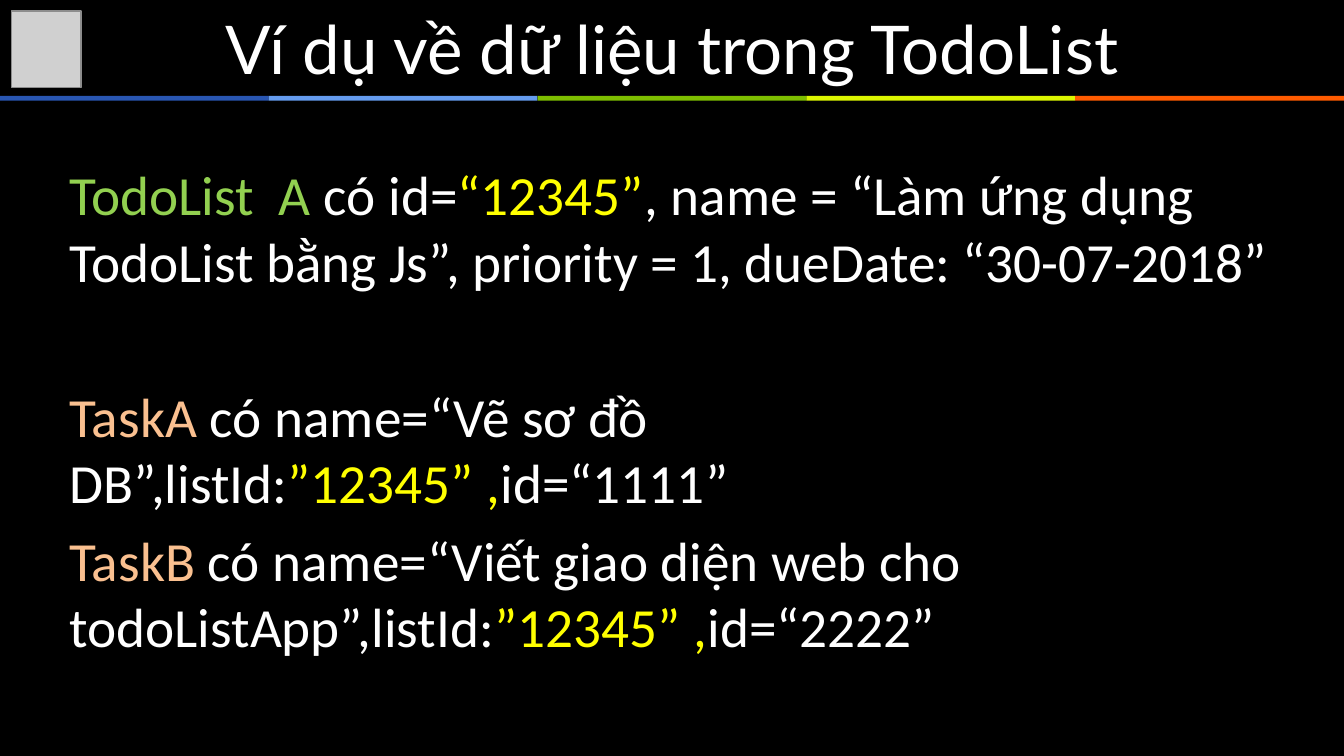
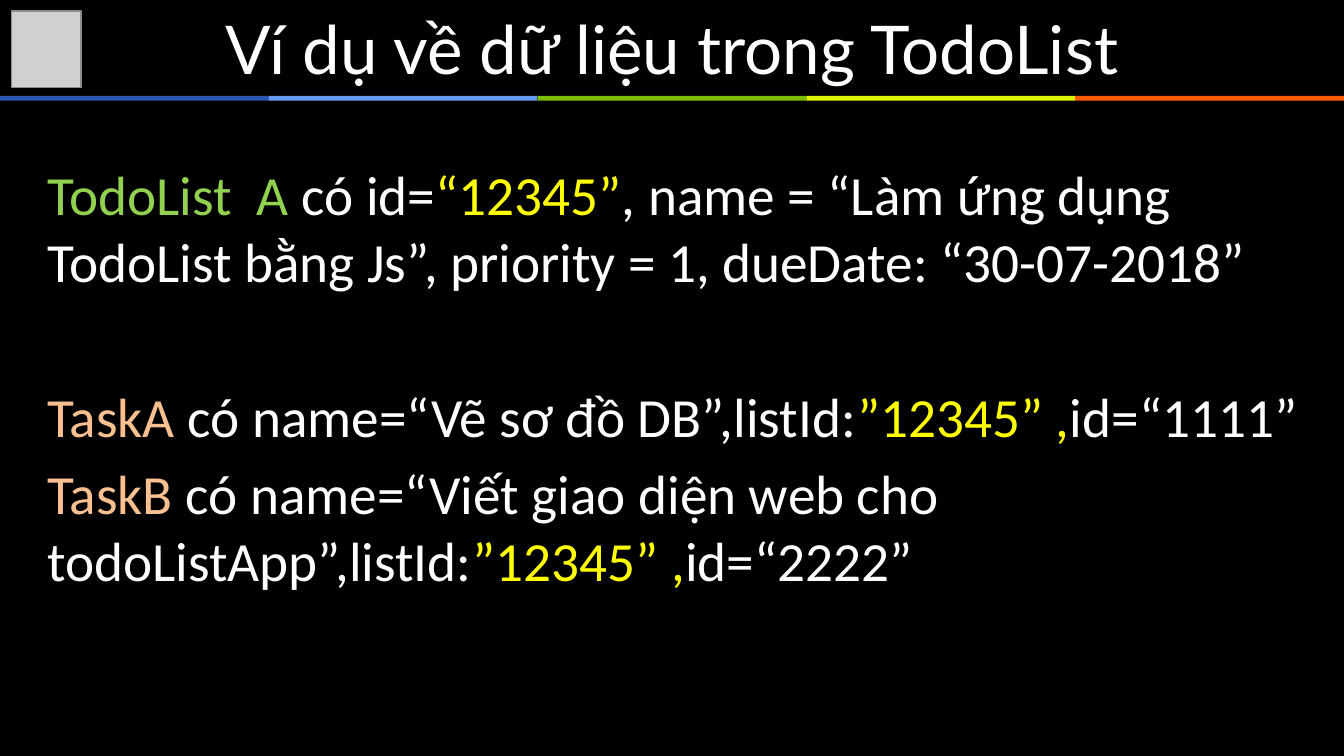
Before and after one commit to sunlight3d/ThucTapNodejsTechmaster, a slide deck: slide 8 of Documents/ThuctapNodejs4.pptx. Drawn at 1344x756 pixels with LibreOffice and Linux fonts; fonts in the diff are those of the drawing; grey boxes stand for pictures. Boxes give left, top, right and bottom in pixels: in the first picture for what was removed or moved away, otherwise in the second. Text is boxed around its words. In the diff, an @@ line names an element or a change of style, - is before the commit and + after.

```diff
--- a/Documents/ThuctapNodejs4.pptx
+++ b/Documents/ThuctapNodejs4.pptx
@@ text "TodoList A có id=“12345”, name ..." rewrapped from box(69, 175, 1267, 656) to box(47, 175, 1298, 590) @@
```
Also in this commit, not shown: 6 slides added, 7 slides removed, 15 other files.
